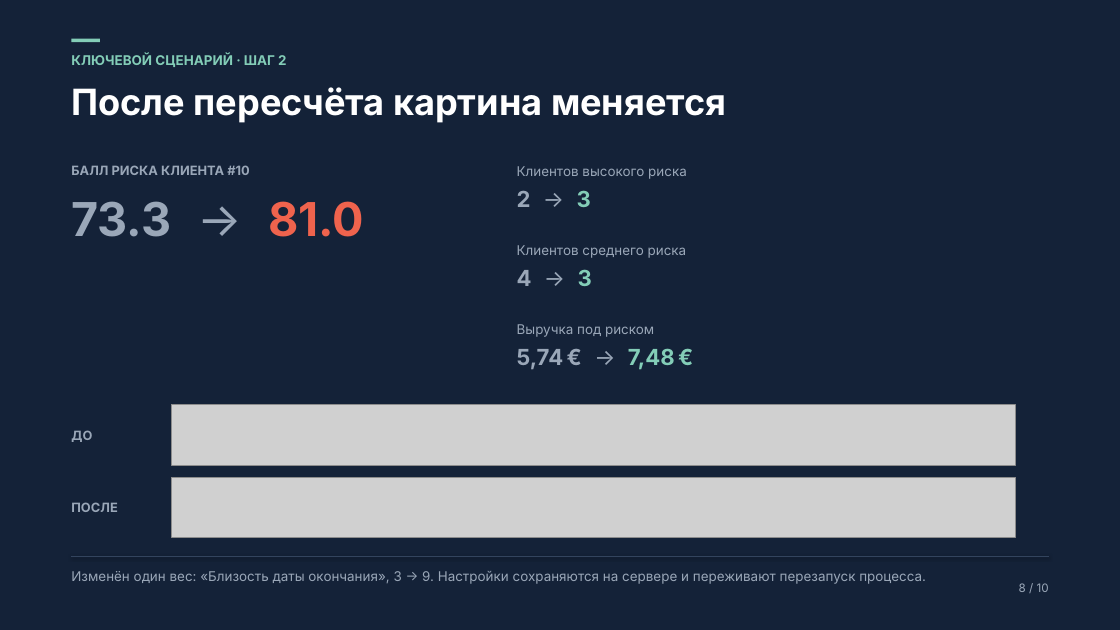
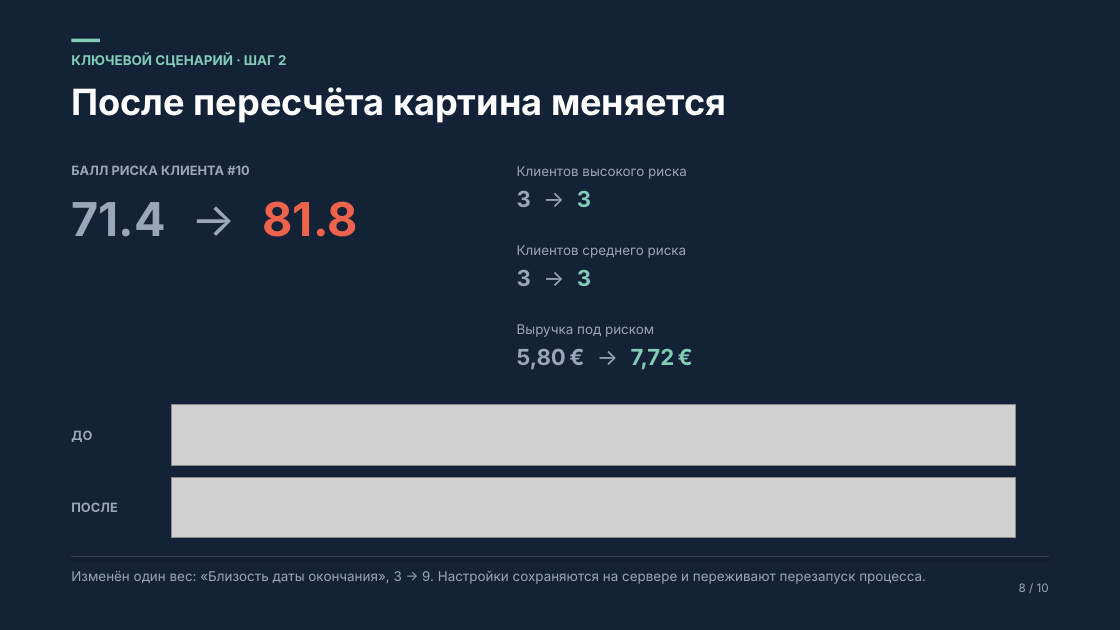
Before and after one commit to Pixelminds-hub/aeza-analizer, a slide deck: slide 8 of aeza_hackathon_osen_2026.pptx. Drawn at 1120x630 pixels with LibreOffice and Linux fonts; fonts in the diff are those of the drawing; grey boxes stand for pictures. Boxes give left, top, right and bottom in pixels: in the first picture for what was removed or moved away, otherwise in the second. Text is boxed around its words. In the diff, an @@ line names an element or a change of style, - is before the commit and + after.

```diff
--- a/aeza_hackathon_osen_2026.pptx
+++ b/aeza_hackathon_osen_2026.pptx
@@ text at [71, 201, 358, 237]: text changed @@
-73.3 → 81.0
+71.4 → 81.8
@@ text at [517, 190, 591, 207]: text changed @@
-2 → 3
+3 → 3
@@ text at [517, 269, 591, 286]: text changed @@
-4 → 3
+3 → 3
@@ text at [517, 348, 675, 370]: text changed @@
-5,74 € → 7,48 €
+5,80 € → 7,72 €
```
Also in this commit, not shown: 3 other slides changed, 1 other file.
